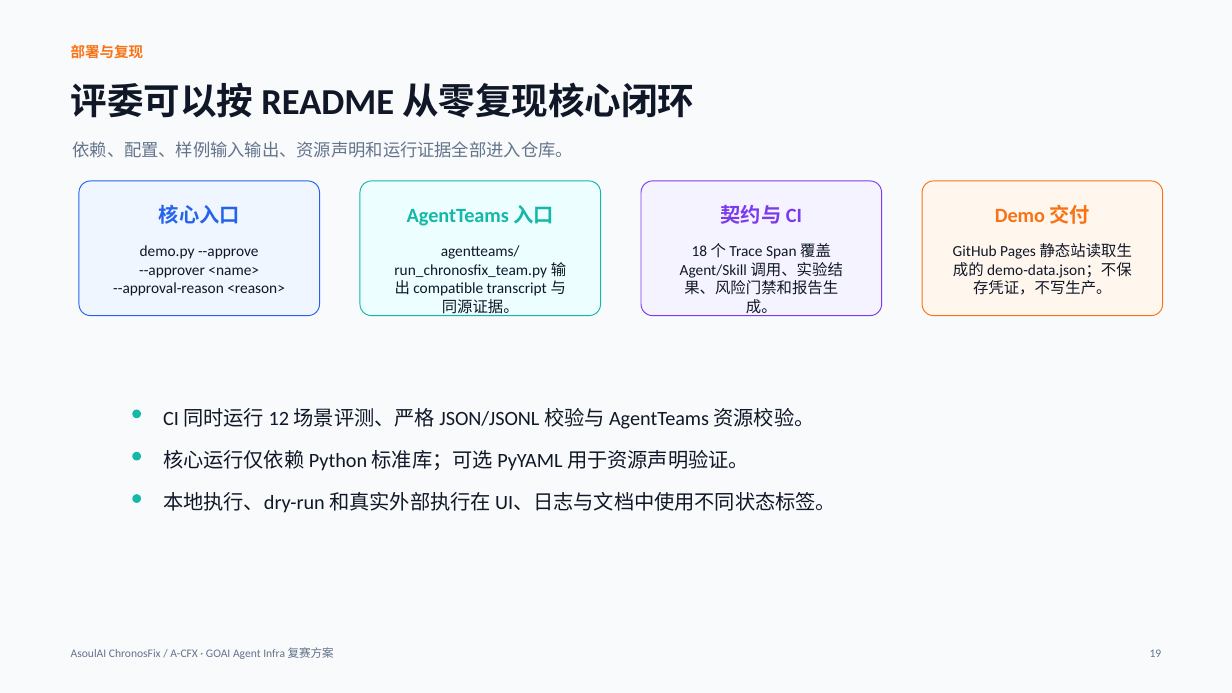
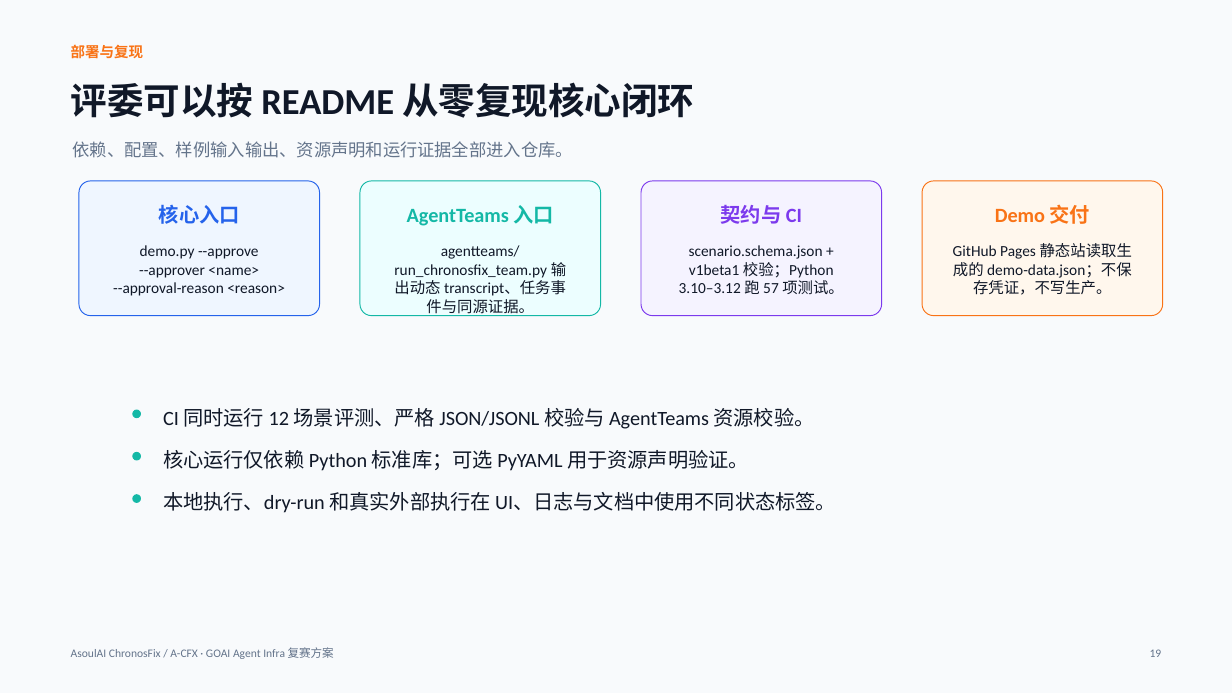
Before and after one commit to ASOUL-Official/asoulai-chronosfix, a slide deck: slide 19 of submission/ChronosFix_复赛方案.pptx. Drawn at 1232x693 pixels with LibreOffice and Linux fonts; fonts in the diff are those of the drawing. Boxes give left, top, right and bottom in pixels: in the first picture for what was removed or moved away, otherwise in the second. Text is boxed around its words. In the diff, an @@ line names an element or a change of style, - is before the commit and + after.

Commit message:
feat: let evidence choose the agent composition

```diff
--- a/submission/ChronosFix_复赛方案.pptx
+++ b/submission/ChronosFix_复赛方案.pptx
@@ text at (394,245,566,316): text changed @@
-agentteams/run_chronosfix_team.py 输出 compatible transcript 与同源证据。
+agentteams/run_chronosfix_team.py 输出动态 transcript、任务事件与同源证据。
@@ text at (679,245,844,294): text changed @@
-18 个 Trace Span 覆盖 Agent/Skill 调用、实验结果、风险门禁和报告生成。
+scenario.schema.json + v1beta1 校验；Python 3.10–3.12 跑 57 项测试。
```
Also in this commit, not shown: 11 other slides changed, 24 other files.
